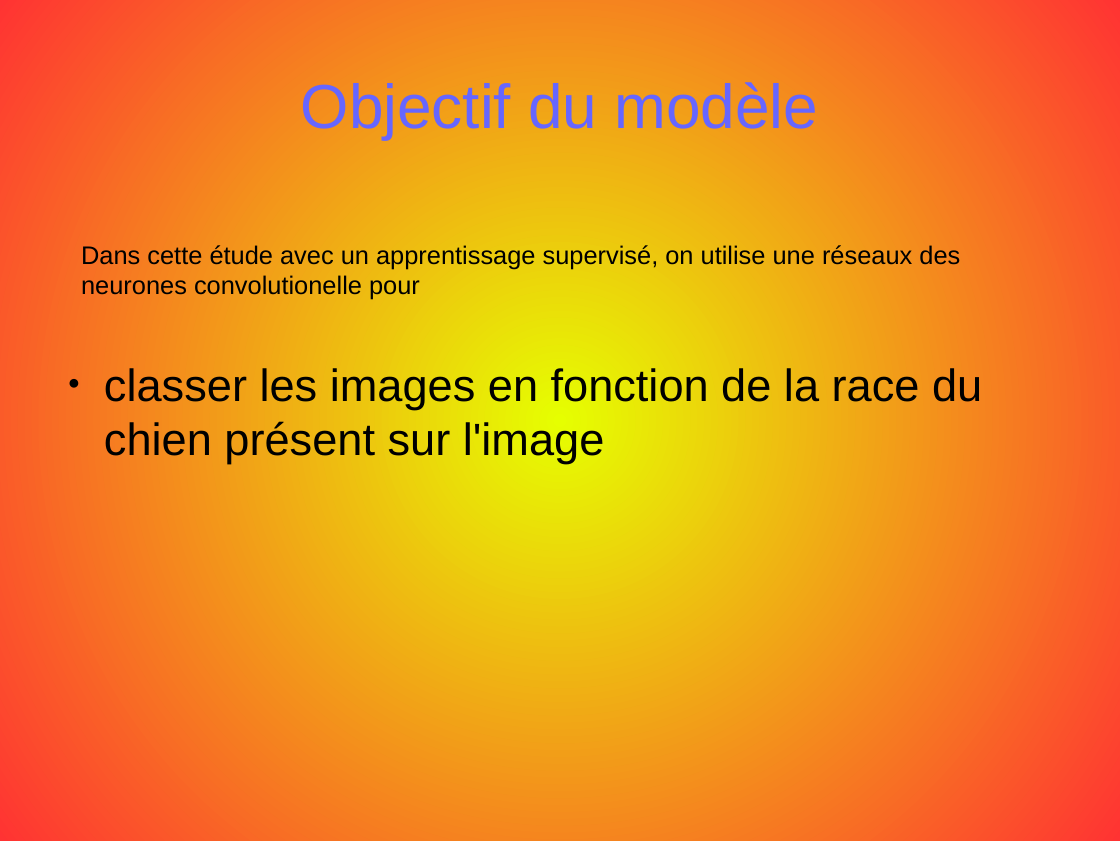
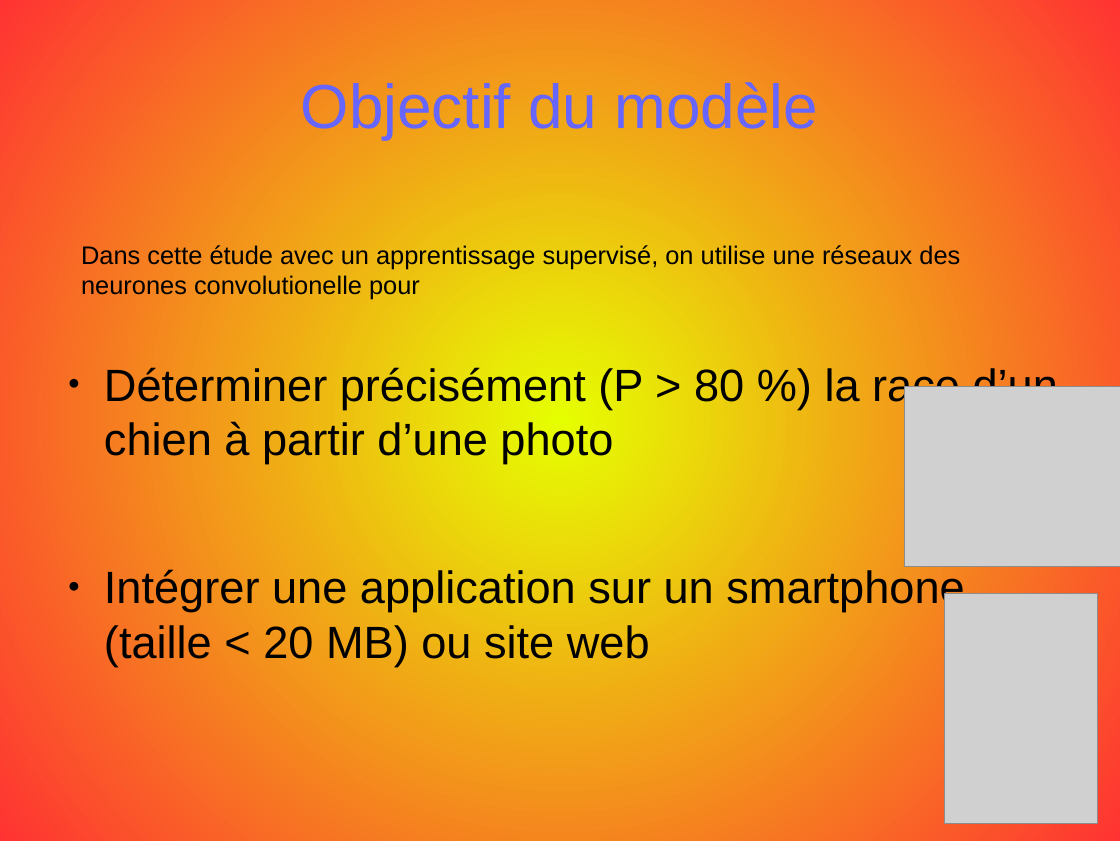
Before and after one commit to opsabarsec/Dog-pictures-classification-by-Deep-Learning, a slide deck: slide 3 of documentation/presentation/P6_presentation.odp. Drawn at 1120x841 pixels with LibreOffice and Linux fonts; fonts in the diff are those of the drawing; grey boxes stand for pictures. Boxes give left, top, right and bottom in pixels: in the first picture for what was removed or moved away, otherwise in the second. Text is boxed around its words. In the diff, an @@ line names an element or a change of style, - is before the commit and + after.

```diff
--- a/documentation/presentation/P6_presentation.odp
+++ b/documentation/presentation/P6_presentation.odp
@@ text at <box>104,365,1058,666</box>: text changed @@
-● classer les images en fonction de la race du chien présent sur l'image
+● Déterminer précisément (P > 80 %) la race d’un chien à partir d’une photo
+● Intégrer une application sur un smartphone (taille < 20 MB) ou site web
@@ picture added at <box>905,386,1120,566</box> @@
@@ picture added at <box>944,594,1098,823</box> @@
```
Also in this commit, not shown: 2 other slides changed, 12 slides added, 3 other files.
